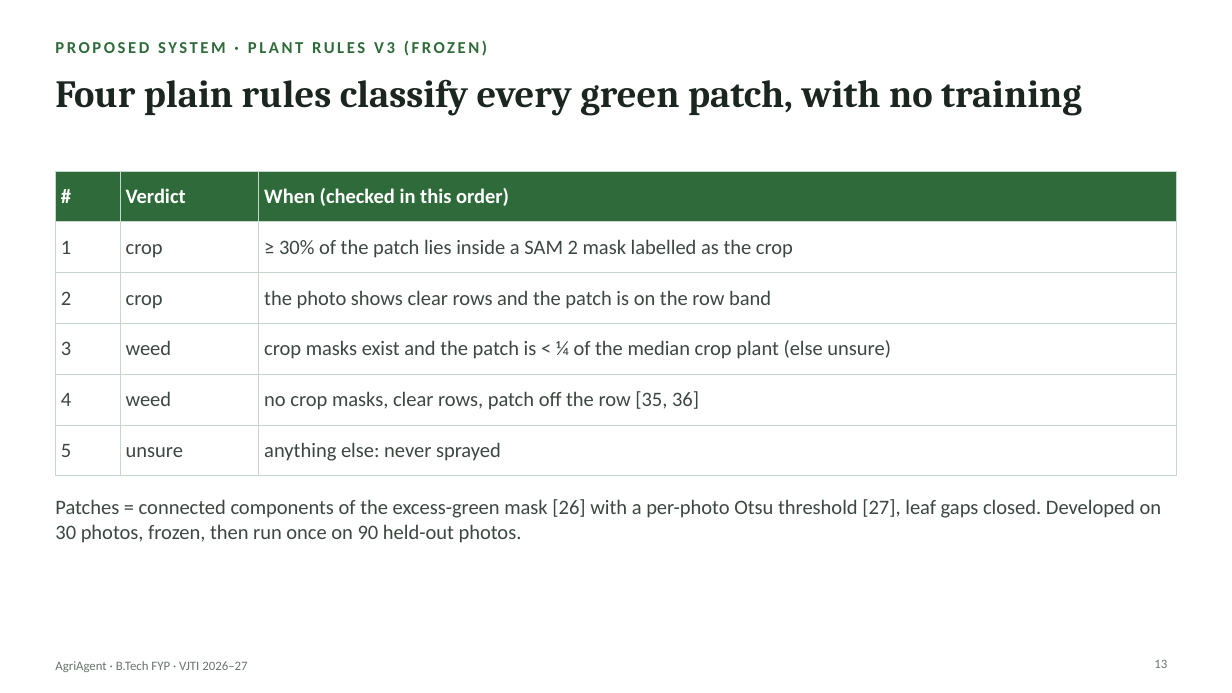
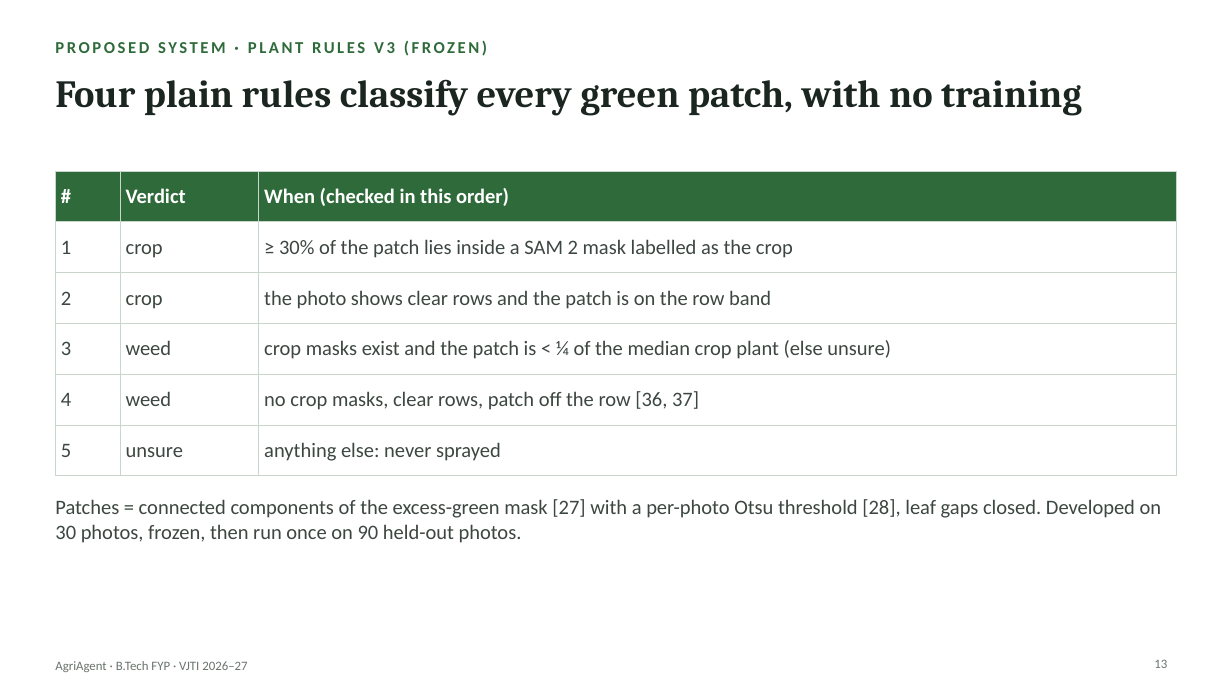
Before and after one commit to Chaitanya-666/agriAgent, a slide deck: slide 13 of docs/slides/AgriAgent_FYP_Presentation.pptx. Drawn at 1232x693 pixels with LibreOffice and Linux fonts; fonts in the diff are those of the drawing. Boxes give left, top, right and bottom in pixels: in the first picture for what was removed or moved away, otherwise in the second. Text is boxed around its words. In the diff, an @@ line names an element or a change of style, - is before the commit and + after.

```diff
--- a/docs/slides/AgriAgent_FYP_Presentation.pptx
+++ b/docs/slides/AgriAgent_FYP_Presentation.pptx
@@ table at (x1=55, y1=171, x2=1177, y2=465) @@
-row 5, column 3: no crop masks, clear rows, patch off the row [35, 36]
+row 5, column 3: no crop masks, clear rows, patch off the row [36, 37]
@@ text at (x1=55, y1=499, x2=1162, y2=543): text changed @@
-Patches = connected components of the excess-green mask [26] with a per-photo Otsu threshold [27], leaf gaps closed. Developed on 30 photos, frozen, then run once on 90 held-out photos.
+Patches = connected components of the excess-green mask [27] with a per-photo Otsu threshold [28], leaf gaps closed. Developed on 30 photos, frozen, then run once on 90 held-out photos.
```
Also in this commit, not shown: 19 other slides changed, 29 other files.
